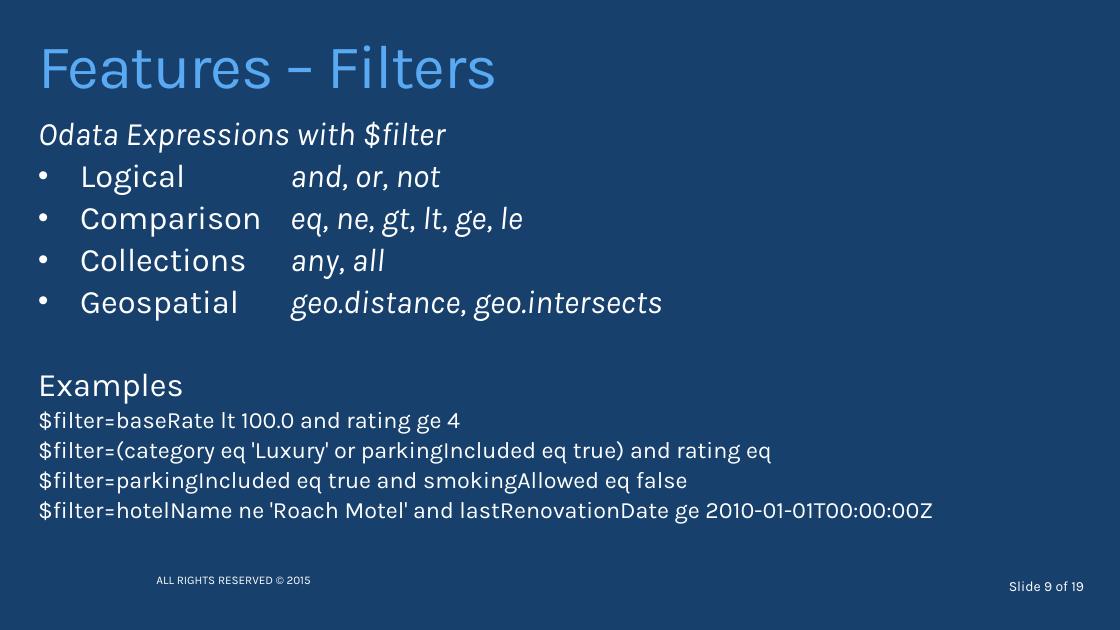
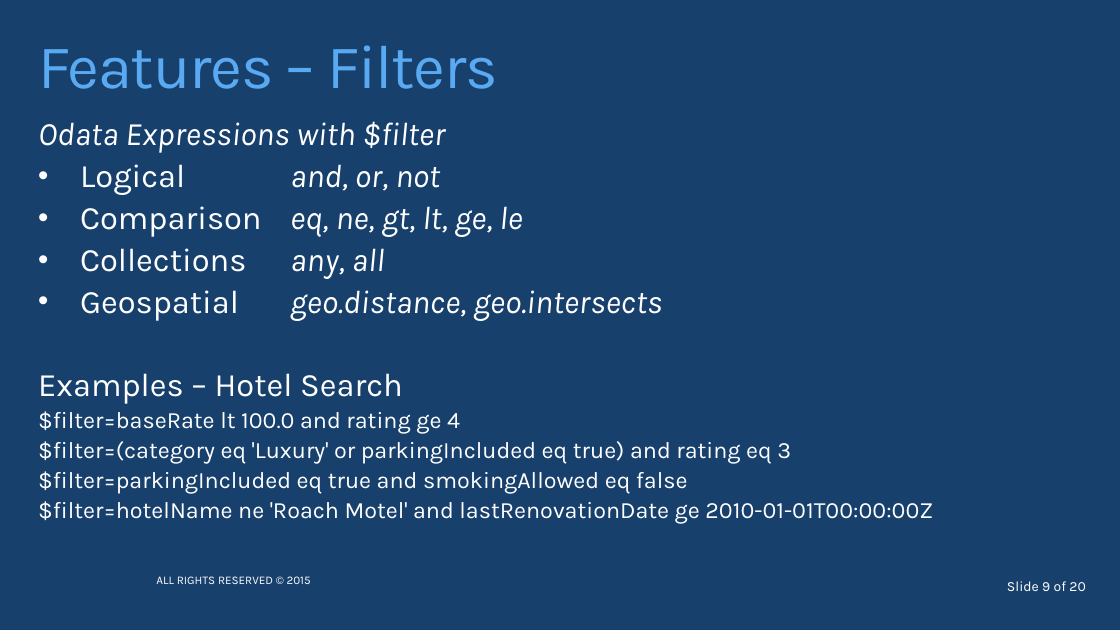
Before and after one commit to timgabrhel/NewCC2015.AzureSearch, a slide deck: slide 9 of NewCC2015.AzureSearch.pptx. Drawn at 1120x630 pixels with LibreOffice and Linux fonts; fonts in the diff are those of the drawing; background and template pictures are left out. Boxes give left, top, right and bottom in pixels: in the first picture for what was removed or moved away, otherwise in the second. Text is boxed around its words. In the diff, an @@ line names an element or a change of style, - is before the commit and + after.

```diff
--- a/NewCC2015.AzureSearch.pptx
+++ b/NewCC2015.AzureSearch.pptx
@@ text at bbox=[38, 373, 403, 404]: text changed @@
-Examples
+Examples – Hotel Search
@@ text at bbox=[38, 441, 791, 464]: text changed @@
-$filter=(category eq 'Luxury' or parkingIncluded eq true) and rating eq
+$filter=(category eq 'Luxury' or parkingIncluded eq true) and rating eq 3
@@ text at bbox=[1007, 581, 1085, 591]: text changed @@
-Slide 9 of 19
+Slide 9 of 20
```
Also in this commit, not shown: 7 other slides changed, 1 slide added, 1 other file.
